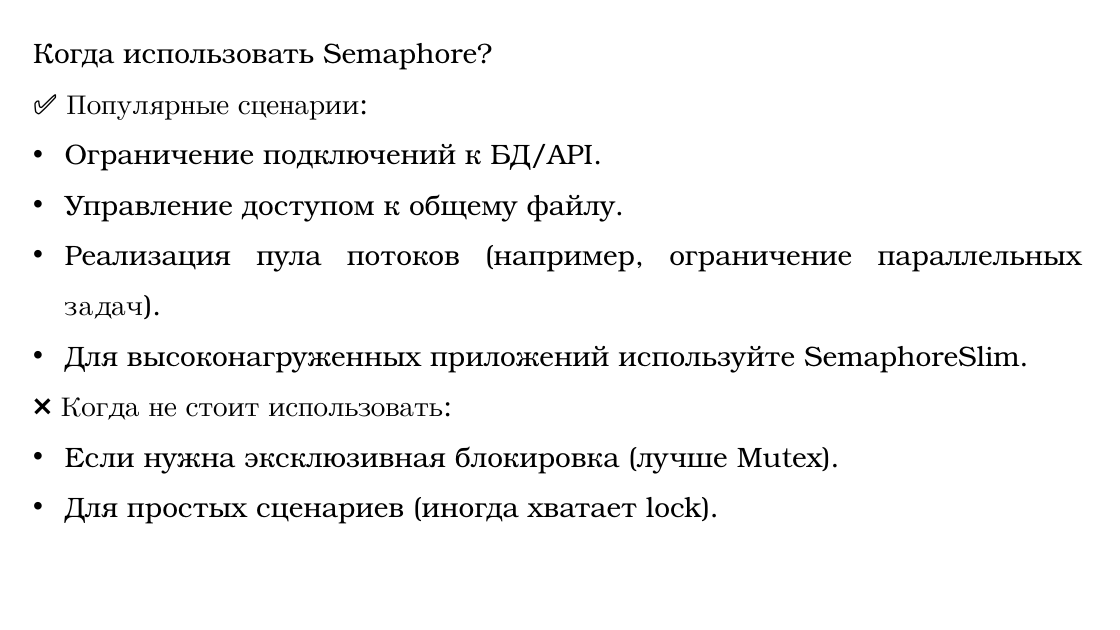
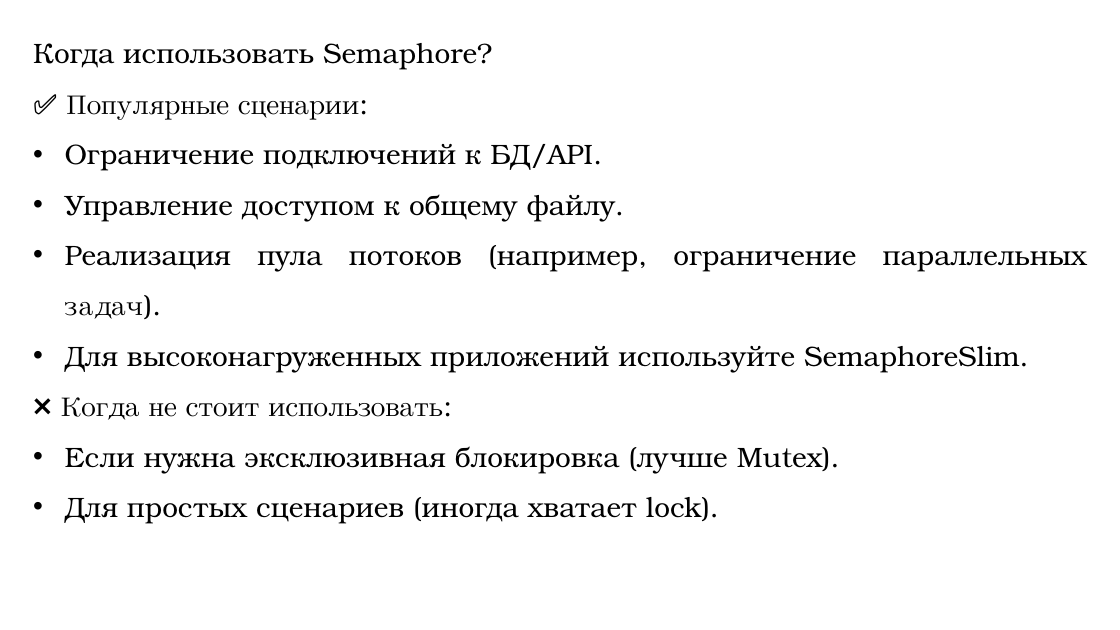
Before and after one commit to DaniilKlyukin/OOP-4, a slide deck: slide 41 of Лекции/ООП 1 лек 4.pptx. Drawn at 1120x630 pixels with LibreOffice and Linux fonts; fonts in the diff are those of the drawing. Boxes give left, top, right and bottom in pixels: in the first picture for what was removed or moved away, otherwise in the second. Text is boxed around its words. In the diff, an @@ line names an element or a change of style, - is before the commit and + after.

```diff
--- a/Лекции/ООП 1 лек 4.pptx
+++ b/Лекции/ООП 1 лек 4.pptx
@@ text "Когда использовать Semaphore?" rewrapped from [33,43,1082,524] to [33,43,1087,524] @@
```
Also in this commit, not shown: 37 other slides changed.
